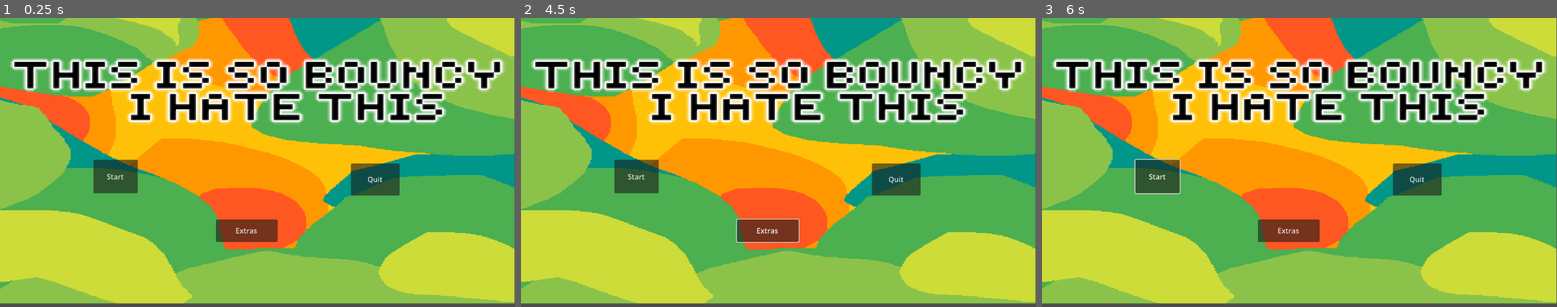
Above: before the commit, frames 1-3 (left to right).
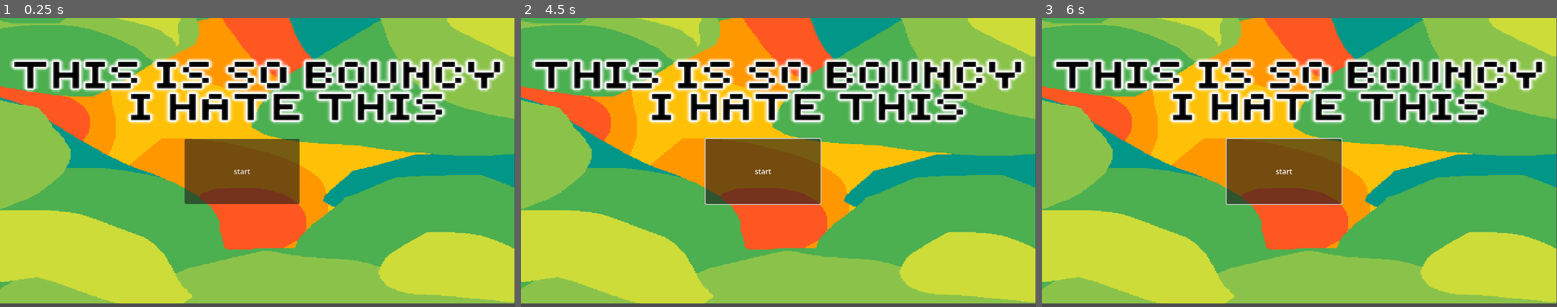
Above: after the commit, the same moments.

Repository: soligso-cpu/Bouncy-bithv
Game: Godot game, scene res://main_screen.tscn
The game is run twice, just before and just after one commit, with the same random seed, the same clock (stepped at 60 frames per second) and the same inputs. This scene is started directly instead of the project's main scene.
Inputs (mouse positions are in pixels of both pictures, inside the frame that each line leads up to):
- Up to frame 1 (0.25 s): no input
- Up to frame 2 (4.5 s): click (768, 231) at 0.5 s, where only the run before the commit has a clickable "Extras"; click (634, 176) at 1.25 s, where only the run before the commit has a clickable "Start"; click (634, 176) at 2 s, where only the run before the commit has a clickable "Start"; click (763, 171) at 2.75 s, where only the run after the commit has a clickable "start"; click (763, 171) at 3.5 s, where only the run after the commit has a clickable "start"; tap Enter at 4.25 s; move the mouse to (891, 148) at 4.27 s; hold Right (Strafe Right) from 4.28 s (still down)
- Up to frame 3 (6 s): tap Space (Jump) at 4.52, 5, 5.27 s; move the mouse to (1196, 176) at 5.02 s; tap Enter at 5.75 s; move the mouse to (1351, 98) at 5.77 s; release Right (Strafe Right) at 5.78 s; hold Left (Strafe Left) from 5.78 s (still down)

The runs differ from the first frame. In frame 1, 8.0% of the frame differs, in the area x 18-78%, y 41-78%; in frame 2, 8.4%; in frame 3, 8.4%, in the area x 17-78%, y 41-78%.

Commit message:
added trummp

Diff:
--- /dev/null
+++ b/bouncy-game/main_screen.gd
@@ -0,0 +1,25 @@
+extends Control
+
+
+# Called when the node enters the scene tree for the first time.
+func _ready() -> void:
+	pass # Replace with function body.
+
+
+# Called every frame. 'delta' is the elapsed time since the previous frame.
+func _process(delta: float) -> void:
+	pass
+
+
+func _on_start_button_up() -> void:
+	$VideoStreamPlayer.play()
+	print("huh")
+
+
+func _on_video_stream_player_finished() -> void:
+	get_tree().call_deferred("change_scene_to_file", "res://MainNew.tscn")
+	print("huh 2")
+
+func _on_button_button_up() -> void:
+	$VideoStreamPlayer.play()
+	print("huh")
--- a/bouncy-game/main_screen.tscn
+++ b/bouncy-game/main_screen.tscn
@@ -1,9 +1,14 @@
 [gd_scene format=3 uid="uid://l70mcflw1had"]
 
+[ext_resource type="Script" uid="uid://cagyw07qqtpkp" path="res://main_screen.gd" id="1_7a4el"]
 [ext_resource type="Texture2D" uid="uid://ci3dj54bi0fwj" path="res://Assets/pixil-frame-0 (3).png" id="1_tjn2e"]
 [ext_resource type="Texture2D" uid="uid://cothrj33n2dqj" path="res://Assets/pixil-frame-0 (4).png" id="1_w0p2i"]
 
+[sub_resource type="VideoStreamTheora" id="VideoStreamTheora_w0p2i"]
+file = "res://Assets/StartVideoCONVERT.ogg"
+
 [node name="MainScreen" type="Control" unique_id=1647069658]
+z_index = -3
 layout_mode = 3
 anchors_preset = 15
 anchor_right = 1.0
@@ -14,50 +19,12 @@
 grow_vertical = 2
 size_flags_horizontal = 3
 size_flags_vertical = 3
+script = ExtResource("1_7a4el")
 
 [node name="Sprite2D" type="Sprite2D" parent="." unique_id=932274454]
 position = Vector2(572.00006, 319.50003)
 scale = Vector2(2.8950002, 1.6025002)
 texture = ExtResource("1_w0p2i")
-
-[node name="Start" type="Button" parent="." unique_id=2070311229]
-layout_mode = 1
-anchors_preset = -1
-anchor_left = 0.18
-anchor_top = 0.50100005
-anchor_right = 0.266
-anchor_bottom = 0.619
-offset_left = 0.19999695
-offset_top = -0.13504028
-offset_right = -0.55999756
-offset_bottom = -0.06500244
-text = "Start"
-
-[node name="Quit" type="Button" parent="." unique_id=1250790714]
-layout_mode = 1
-anchors_preset = -1
-anchor_left = 0.67700005
-anchor_top = 0.513
-anchor_right = 0.771
-anchor_bottom = 0.62700003
-offset_left = -0.32006836
-offset_top = 0.24499512
-offset_right = -0.3600464
-offset_bottom = -0.14501953
-text = "Quit"
-
-[node name="Extras" type="Button" parent="." unique_id=1899008477]
-layout_mode = 1
-anchors_preset = -1
-anchor_left = 0.416
-anchor_top = 0.712
-anchor_right = 0.535
-anchor_bottom = 0.791
-offset_left = 0.44000244
-offset_top = -0.11999512
-offset_right = 0.39996338
-offset_bottom = -0.28500366
-text = "Extras"
 
 [node name="TextureRect" type="TextureRect" parent="." unique_id=1328685211]
 layout_mode = 1
@@ -70,3 +37,34 @@
 grow_vertical = 2
 texture = ExtResource("1_tjn2e")
 expand_mode = 2
+
+[node name="VideoStreamPlayer" type="VideoStreamPlayer" parent="." unique_id=255090719]
+z_index = 2
+layout_mode = 1
+anchors_preset = 15
+anchor_right = 1.0
+anchor_bottom = 1.0
+grow_horizontal = 2
+grow_vertical = 2
+stream = SubResource("VideoStreamTheora_w0p2i")
+volume_db = 8.04
+speed_scale = 0.938
+expand = true
+
+[node name="CanvasLayer" type="CanvasLayer" parent="." unique_id=1456727811]
+
+[node name="Button" type="Button" parent="." unique_id=490959587]
+layout_mode = 1
+anchors_preset = -1
+anchor_left = 0.356
+anchor_top = 0.42700002
+anchor_right = 0.578
+anchor_bottom = 0.657
+offset_left = 0.039978027
+offset_top = -0.14501953
+offset_right = -0.47998047
+offset_bottom = -0.19500732
+text = "start"
+
+[connection signal="finished" from="VideoStreamPlayer" to="." method="_on_video_stream_player_finished"]
+[connection signal="button_up" from="Button" to="." method="_on_button_button_up"]
Not shown, added: bouncy-game/Assets/StartVideoCONVERT.ogg.import
Not shown, added: bouncy-game/Assets/endgameVidoCONVERT.ogg.import
Not shown, added: bouncy-game/main_screen.gd.uid
Not shown, added: bouncy-game/Assets/StartVideoCONVERT.ogg
Not shown, added: bouncy-game/Assets/endgameVidoCONVERT.ogg
